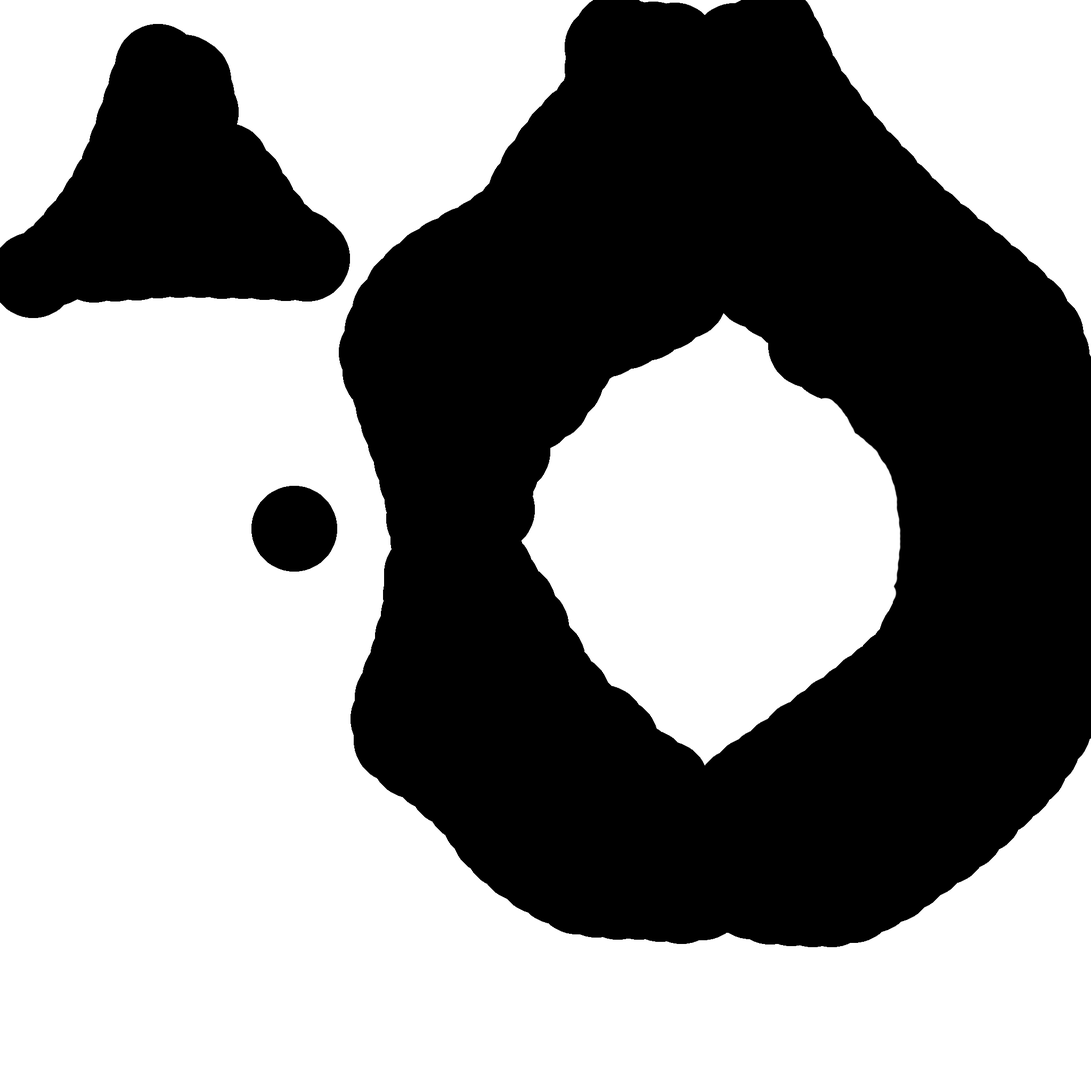
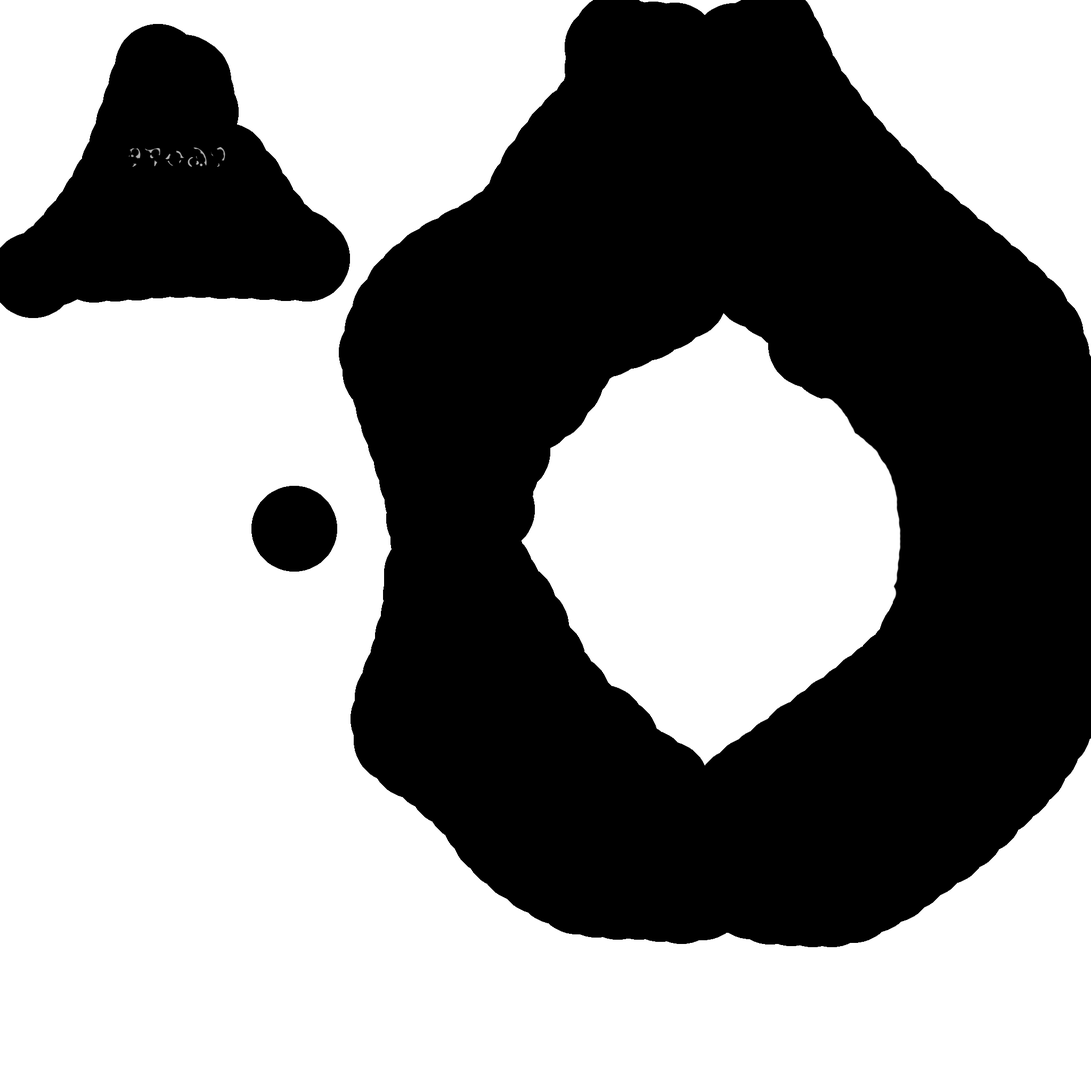
Revision of a layered 1091 × 1091 image; what changed, layer by layer:
added layer "DAvid" above "Layer 2" over [127, 147, 226, 167]
